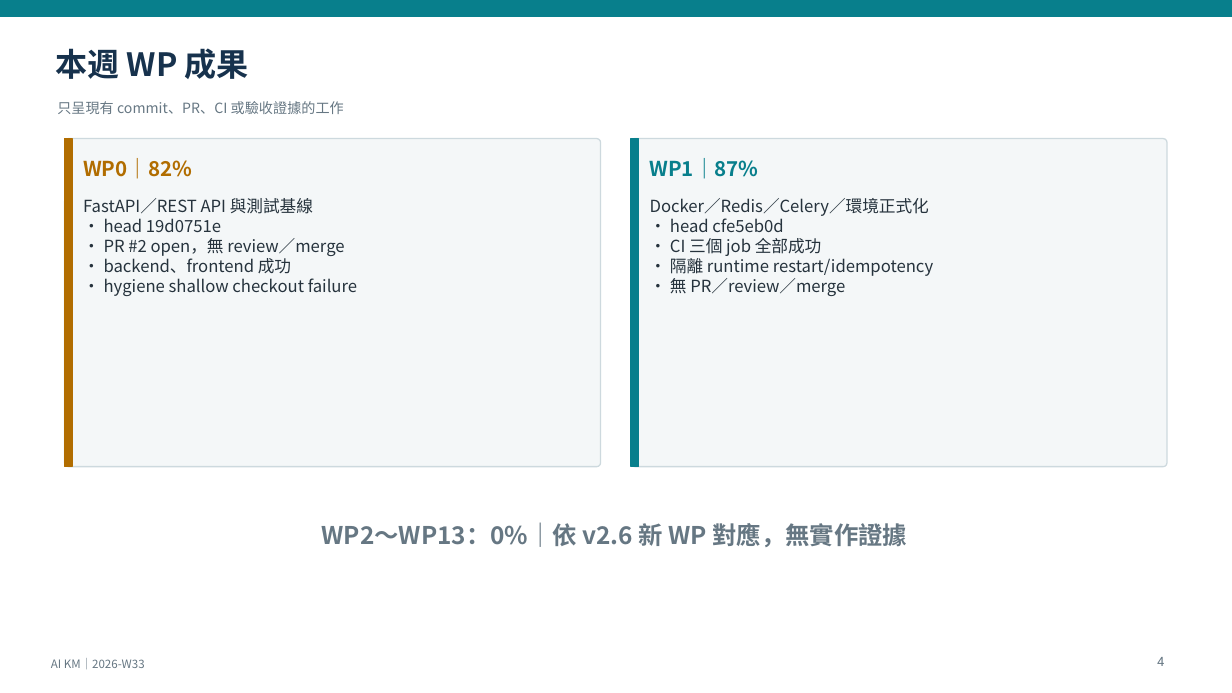
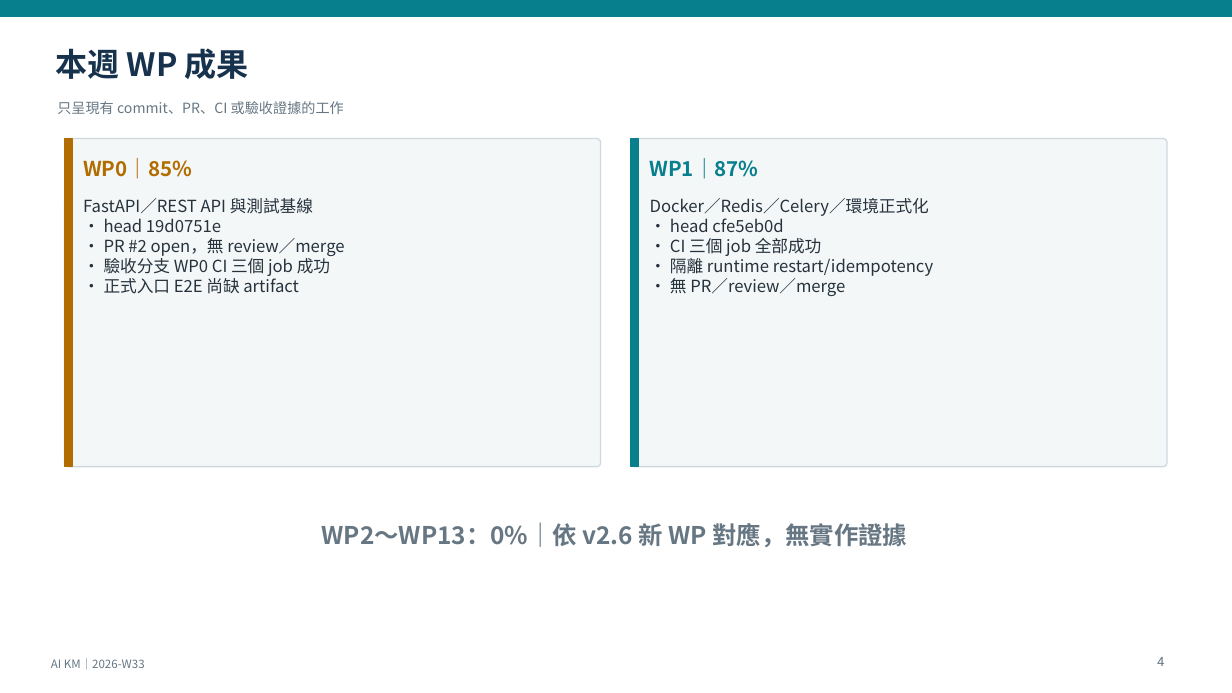
Before and after one commit to kyocarlos/knowledge-base-agent-source, a slide deck: slide 4 of docs/km-modernization/progress/presentations/AI-KM-Weekly-2026-W33.pptx. Drawn at 1232x693 pixels with LibreOffice and Linux fonts; fonts in the diff are those of the drawing. Boxes give left, top, right and bottom in pixels: in the first picture for what was removed or moved away, otherwise in the second. Text is boxed around its words. In the diff, an @@ line names an element or a change of style, - is before the commit and + after.

```diff
--- a/docs/km-modernization/progress/presentations/AI-KM-Weekly-2026-W33.pptx
+++ b/docs/km-modernization/progress/presentations/AI-KM-Weekly-2026-W33.pptx
@@ text at (x1=83, y1=158, x2=192, y2=179): text changed @@
-WP0｜82%
+WP0｜85%
@@ text at (x1=104, y1=255, x2=330, y2=294): text changed @@
-• backend、frontend 成功
-• hygiene shallow checkout failure
+• 驗收分支 WP0 CI 三個 job 成功
+• 正式入口 E2E 尚缺 artifact
```
Also in this commit, not shown: 6 other slides changed, 5 other files.
